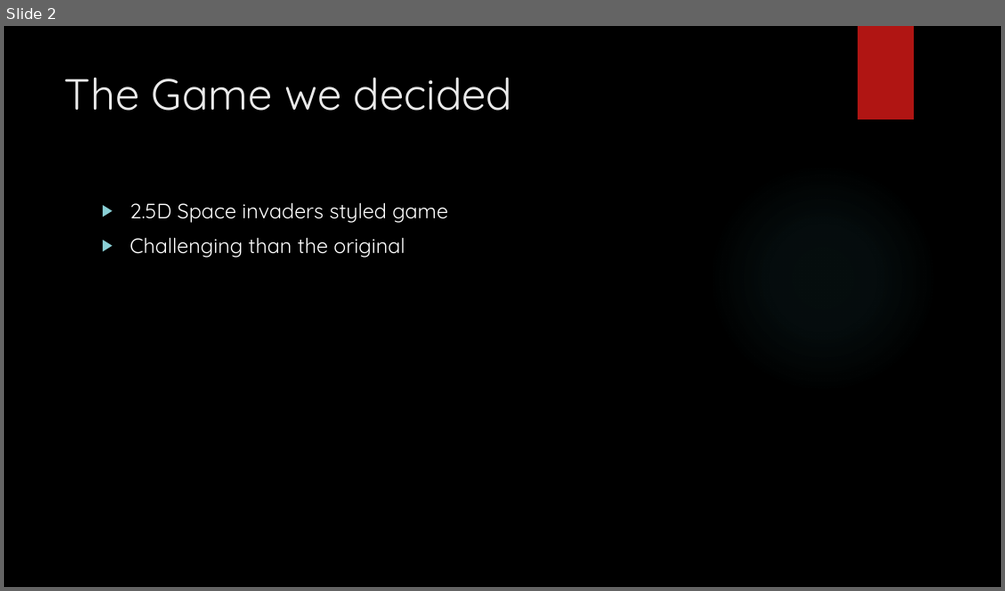
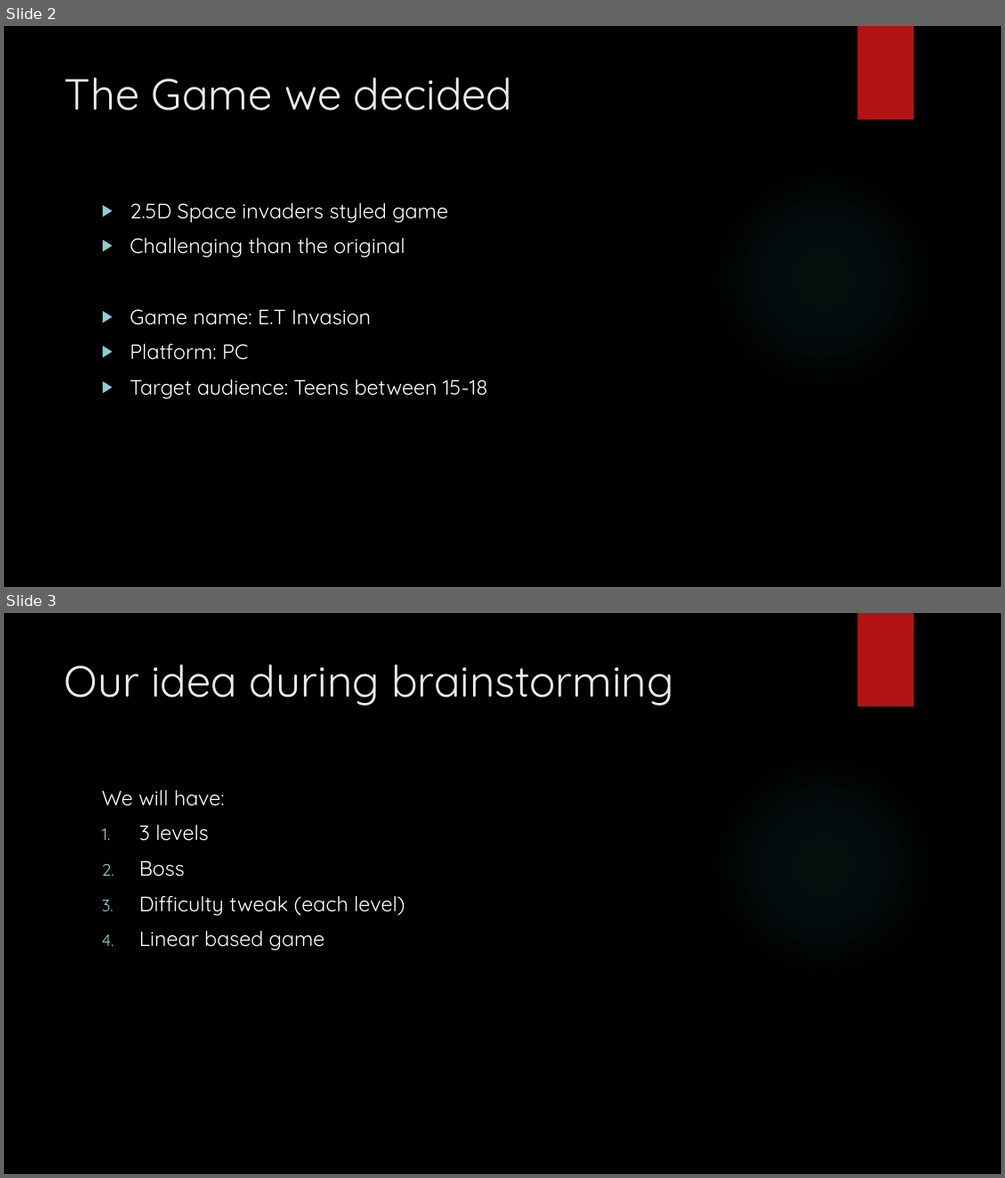
Before and after one commit to JefarAberson19/ET-invasion, a slide deck: Document/02_Napa_13_Aniq_Presentation.pptx. Shown one above the other, each under a label of ours: slide 2 before the commit, slides 2 and 3 after it. The pictures are 1005x591 and 1005x1178 pixels, drawn with LibreOffice and Linux fonts; fonts in the diff are those of the drawing; background and template pictures are left out. Boxes give left, top, right and bottom in pixels: in the first picture for what was removed or moved away, otherwise in the second. Text is boxed around its words. In the diff, an @@ line names an element or a change of style, - is before the commit and + after.

```diff
--- a/Document/02_Napa_13_Aniq_Presentation.pptx
+++ b/Document/02_Napa_13_Aniq_Presentation.pptx
@@ slide 3 added at [4,613,1001,1174], background picture (left out); not listed: 2 template elements that a slide beside it also shows @@
@@ title added at [65,664,673,706], 42 pt, text #EBEBEB @@
+Our idea during brainstorming
@@ text added at [102,789,404,950], 20 pt, text #FFFFFF @@
+We will have:
+1. 3 levels
+2. Boss
+3. Difficulty tweak (each level)
+4. Linear based game
@@ slide 2 changed as well @@
@@ text at [129,309,488,399]: paragraphs added @@
+▶ Game name: E.T Invasion
+▶ Platform: PC
+▶ Target audience: Teens between 15-18
```
Also in this commit, not shown: 3 other slides changed, 1 other slide added, 2 slides removed, 1 other file.
